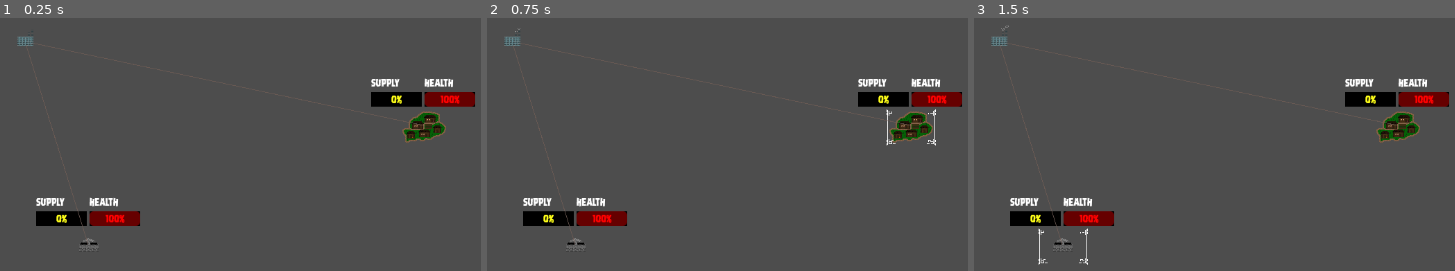
Above: before the commit, frames 1-3 (left to right).
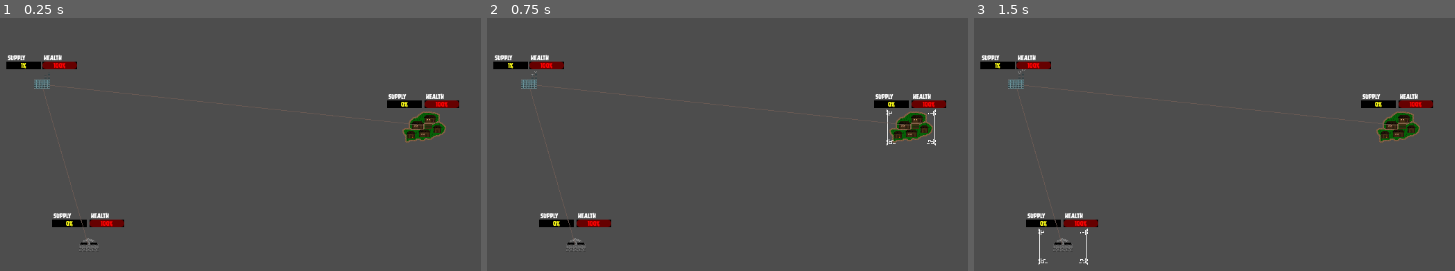
Above: after the commit, the same moments.

Repository: lewis785/ludum-dare-53
Game: Godot game, scene res://scenes/davids_scene.tscn
The game is run twice, just before and just after one commit, with the same random seed, the same clock (stepped at 60 frames per second) and the same inputs. This scene is started directly instead of the project's main scene.
Inputs (mouse positions are in pixels of both pictures, inside the frame that each line leads up to):
- Up to frame 1 (0.25 s): no input
- Up to frame 2 (0.75 s): tap Enter at 0.5 s; move the mouse to (910, 124) at 0.52 s; press the mouse at (910, 124) at 0.53 s
- Up to frame 3 (1.5 s): tap Space at 1.25 s; move the mouse to (1060, 245) at 1.27 s; release the mouse at (1060, 245) at 1.28 s; tap S (camera_down) at 1.35 s; click (1060, 245) at 1.42 s

The runs differ from the first frame. In frame 1, 3.8% of the frame differs, in the area x 1-99%, y 5-83%; in frame 2, 3.8%; in frame 3, 3.8%, in the area x 1-99%, y 3-83%.

Commit message:
feat: hook in status bars

Diff:
--- a/scenes/davids_scene.tscn
+++ b/scenes/davids_scene.tscn
@@ -16,4 +16,5 @@
 [node name="roads" parent="." instance=ExtResource("4_av4wr")]
 
 [node name="supply_depot" parent="." instance=ExtResource("3_bkg0a")]
-position = Vector2(287, 109)
+position = Vector2(311, 171)
+supply = 1
--- a/scenes/status_bar/status_bar.tscn
+++ b/scenes/status_bar/status_bar.tscn
@@ -4,12 +4,14 @@
 
 [sub_resource type="Theme" id="Theme_adewy"]
 default_font = ExtResource("1_if7jo")
+default_font_size = 10
 
 [sub_resource type="StyleBoxFlat" id="StyleBoxFlat_48n52"]
 bg_color = Color(0, 0, 0, 1)
 
 [sub_resource type="Theme" id="Theme_bp1q4"]
 default_font = ExtResource("1_if7jo")
+default_font_size = 10
 
 [node name="status_bar" type="Control"]
 layout_mode = 3
@@ -17,16 +19,17 @@
 
 [node name="ProgressBar" type="ProgressBar" parent="."]
 layout_mode = 0
-offset_top = 22.0
-offset_right = 73.0
-offset_bottom = 43.0
+offset_top = 11.0
+offset_right = 50.0
+offset_bottom = 22.0
 theme = SubResource("Theme_adewy")
 theme_override_styles/background = SubResource("StyleBoxFlat_48n52")
 value = 45.0
 
 [node name="Label" type="Label" parent="."]
 layout_mode = 0
-offset_right = 40.0
-offset_bottom = 23.0
+offset_left = 2.0
+offset_right = 46.0
+offset_bottom = 14.0
 theme = SubResource("Theme_bp1q4")
 text = "Status Bar"
--- a/scenes/structure/structure.gd
+++ b/scenes/structure/structure.gd
@@ -16,14 +16,15 @@
 @export var supplies_consumption: int = 1
 @export var range: float = 100
 @export var rate_of_fire: float = 1
+@export var parent_name : String = 'spawn'
+
 var local_name:	String
 
-const parent_name : String = 'spawn'
-
 
 @export var projectile: PackedScene = preload("res://scenes/projectile/projectile.tscn")
 
 const enemy_store_res = preload("res://scripts/enemy_store.gd")
+const status_bar_manager = preload("res://scripts/status_bar_manager.gd")
 var _supply_store: SupplyStore
 
 var tick = false
@@ -49,6 +50,9 @@
 	_border = $StructureArea2D/Borders
 	_supply_store = $SupplyStore
 
+	_health_bar = $health/ProgressBar
+	_supply_bar = $supply/ProgressBar
+
 	init_progress_bars()
 
 	_border.hide()
@@ -63,25 +67,8 @@
 	pass # Replace with function body.
 
 func init_progress_bars():
-	_health_bar = $health/ProgressBar
-	_health_bar.value = health
-	var _health_bar_label = $health/Label
-	_health_bar_label.text = "Health"
-	var health_colour = _health_bar.get_modulate()
-	health_colour.r = 255.0
-	health_colour.g = 0.0
-	health_colour.b = 0.0
-	_health_bar.set_modulate(health_colour)
-
-	_supply_bar = $supply/ProgressBar
-	_supply_bar.value = _supply_store.supplies
-	var _supply_bar_label = $supply/Label
-	_supply_bar_label.text = "Supply"
-	var supply_colour = _supply_bar.get_modulate()
-	supply_colour.r = 255.0
-	supply_colour.g = 205.0
-	supply_colour.b = 0.1
-	_supply_bar.set_modulate(supply_colour)
+	status_bar_manager.init_health_bar(_health_bar, $health/Label, health)
+	status_bar_manager.init_supply_bar(_supply_bar, $supply/Label, _supply_store.supplies)
 
 
 func set_tower():
@@ -94,9 +81,13 @@
 	tick_manager(delta)
 	handle_fire_rate(delta)
 	state_manager()
+	label_manager()
 	enemy_store.remove_all_enemies()
 	pass
 
+
+func label_manager():
+	pass
 
 func can_take_damage():
 	return owned
@@ -109,6 +100,7 @@
 
 func update_health_label(new_health):
 	_health_bar.value = new_health
+	status_bar_manager.update_status_bar(_health_bar, new_health)
 
 func reset_tick():
 	time_til_tick = 0
@@ -187,6 +179,7 @@
 		return
 	var truck_supply = truck.get_node('SupplyStore')
 	$SupplyStore.add_supply(truck_supply.remove_supply(truck_supply.supplies))
+	status_bar_manager.update_status_bar(_supply_bar, $SupplyStore.supplies)
 
 func _on_structure_area_2d_body_entered(body):
 	if body.name.contains('SupplyTruck'):
--- a/scenes/structure/structure.tscn
+++ b/scenes/structure/structure.tscn
@@ -125,16 +125,6 @@
 
 [node name="structure" type="Node2D" groups=["structures"]]
 script = ExtResource("1_lu5co")
-health = null
-owned = null
-tick_threshold = null
-parent_name = null
-is_tower = null
-structure_damage = null
-supplies_consumption = null
-range = null
-rate_of_fire = null
-projectile = null
 
 [node name="StructureArea2D" type="Area2D" parent="."]
 position = Vector2(1, 1)
@@ -173,15 +163,15 @@
 
 [node name="health" parent="." instance=ExtResource("10_srmwv")]
 offset_left = 2.0
-offset_top = -70.0
+offset_top = -47.0
 offset_right = 2.0
-offset_bottom = -70.0
+offset_bottom = -47.0
 
 [node name="supply" parent="." instance=ExtResource("10_srmwv")]
-offset_left = -75.0
-offset_top = -70.0
-offset_right = -75.0
-offset_bottom = -70.0
+offset_left = -52.0
+offset_top = -47.0
+offset_right = -52.0
+offset_bottom = -47.0
 
 [connection signal="body_entered" from="StructureArea2D" to="." method="_on_structure_area_2d_body_entered"]
 [connection signal="body_exited" from="StructureArea2D" to="." method="_on_structure_area_2d_body_exited"]
--- a/scenes/supply_depot/supply_depot.gd
+++ b/scenes/supply_depot/supply_depot.gd
@@ -1,9 +1,12 @@
 extends Node2D
 
 @export var max_supply = 100
+@export var health = 100
 @export var refill_rate = 10
 @export var supply = 0
 var acc = 0
+
+const status_bar_manager = preload("res://scripts/status_bar_manager.gd")
 
 func _ready():
 	$truck_coordinator/SupplyStore.set_supply_capacity(max_supply)
@@ -11,6 +14,10 @@
 	$RefillTimer.start()
 	$DepotSprite.play('depot-healthy')
 
+	status_bar_manager.init_health_bar($health/ProgressBar, $health/Label, health)
+	status_bar_manager.init_supply_bar($supply/ProgressBar, $supply/Label, supply)
+
+
 func refill():
 	$truck_coordinator/SupplyStore.add_supply(refill_rate)
 
--- a/scenes/supply_depot/supply_depot.tscn
+++ b/scenes/supply_depot/supply_depot.tscn
@@ -1,9 +1,10 @@
-[gd_scene load_steps=17 format=3 uid="uid://dhf8loxej1fdg"]
+[gd_scene load_steps=18 format=3 uid="uid://dhf8loxej1fdg"]
 
 [ext_resource type="Script" path="res://scenes/supply_depot/supply_depot.gd" id="1_8fqxo"]
 [ext_resource type="Texture2D" uid="uid://o6r78b3qslt7" path="res://assets/depot-light.png" id="1_pfjkr"]
 [ext_resource type="PackedScene" uid="uid://dpmoir6bxfdp7" path="res://scenes/supply_truck/truck_coordinator.tscn" id="2_gcobm"]
 [ext_resource type="PackedScene" uid="uid://bedx7ybi8m0ef" path="res://scenes/supply_store/supply_store.tscn" id="4_3321a"]
+[ext_resource type="PackedScene" uid="uid://dws8yrkuha0xn" path="res://scenes/status_bar/status_bar.tscn" id="5_qdkt8"]
 
 [sub_resource type="AtlasTexture" id="AtlasTexture_uovtp"]
 atlas = ExtResource("1_pfjkr")
@@ -107,5 +108,17 @@
 
 [node name="RefillTimer" type="Timer" parent="."]
 
+[node name="supply" parent="." instance=ExtResource("5_qdkt8")]
+offset_left = -51.0
+offset_top = -44.0
+offset_right = -51.0
+offset_bottom = -44.0
+
+[node name="health" parent="." instance=ExtResource("5_qdkt8")]
+offset_left = 1.0
+offset_top = -44.0
+offset_right = 1.0
+offset_bottom = -44.0
+
 [connection signal="body_shape_entered" from="." to="truck_coordinator" method="_on_supply_depot_body_shape_entered"]
 [connection signal="timeout" from="RefillTimer" to="." method="_on_refill_timer_timeout"]
--- /dev/null
+++ b/scripts/status_bar_manager.gd
@@ -0,0 +1,22 @@
+extends Node
+
+static func init_supply_bar(status_bar: ProgressBar, status_label: Label, value: int):
+	status_bar.value = value
+	status_label.text = "Supply"
+	var supply_colour = status_bar.get_modulate()
+	supply_colour.r = 255.0
+	supply_colour.g = 205.0
+	supply_colour.b = 0.1
+	status_bar.set_modulate(supply_colour)
+
+static func init_health_bar(status_bar: ProgressBar, status_label: Label, value: int):
+	status_bar.value = value
+	status_label.text = "Health"
+	var health_colour = status_bar.get_modulate()
+	health_colour.r = 255.0
+	health_colour.g = 0.0
+	health_colour.b = 0.0
+	status_bar.set_modulate(health_colour)
+
+static func update_status_bar(status_bar: ProgressBar, value: int):
+	status_bar.value = value
